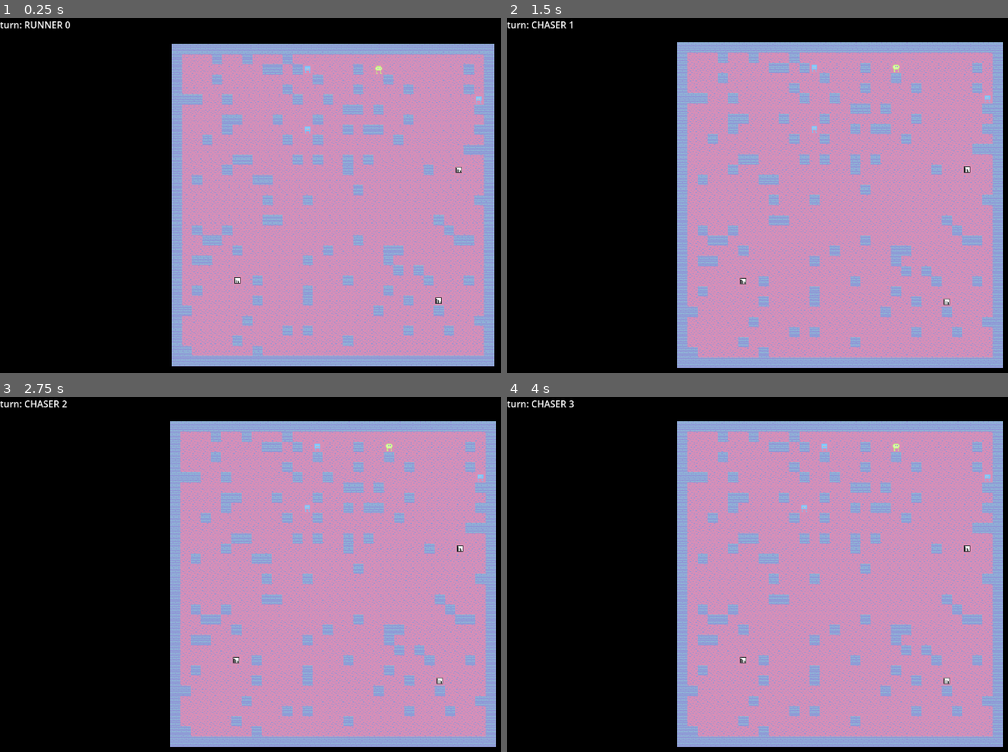
Above: before the commit, frames 1-4 (two rows, left to right).
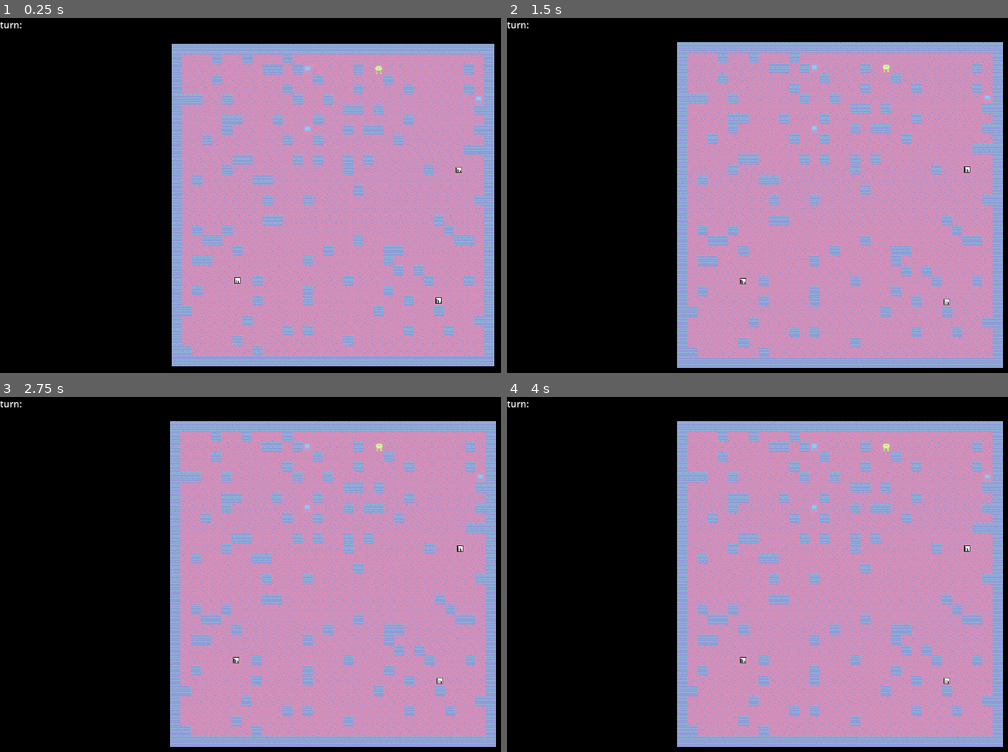
Above: after the commit, the same moments.

Repository: LocalT0aster/LockedUpRL
Game: Godot game, scene res://main.tscn
The game is run twice, just before and just after one commit, with the same random seed, the same clock (stepped at 60 frames per second) and the same inputs.
Inputs (mouse positions are in pixels of both pictures, inside the frame that each line leads up to):
- Up to frame 1 (0.25 s): no input
- Up to frame 2 (1.5 s): tap Enter at 0.5 s; move the mouse to (987, 184) at 0.52 s; hold Right 0.53-1.25 s; hold Alt (alt) 0.53-1.25 s; click (987, 184) at 0.67 s; tap Space at 1.25 s; drag from (707, 223) to (807, 280) at 1.27 s
- Up to frame 3 (2.75 s): tap Enter at 2 s; move the mouse to (400, 503) at 2.02 s; hold Right from 2.03 s (still down); hold Alt (alt) from 2.03 s (still down)
- Up to frame 4 (4 s): release Right at 2.75 s; release Alt (alt) at 2.75 s; tap Space at 2.75 s; drag from (807, 659) to (642, 528) at 2.77 s; tap Enter at 3.5 s; move the mouse to (outside the picture) at 3.52 s; hold Left from 3.53 s (still down); hold Alt (alt) from 3.53 s (still down)

The runs differ from the first frame. In frame 1, 0.1% of the frame differs, in the area x 4-14%, y 0-4%; in frame 2, 0.2%; in frame 3, 0.2%; in frame 4, 0.2%, in the area x 4-79%, y 0-33%.
Error after the commit: Parse Error: Expected indented block after function declaration. (res://obj/agent.gd:47)

Commit message:
wip model connector

Diff:
--- a/game/main.gd
+++ b/game/main.gd
@@ -6,6 +6,7 @@
 	init()
 	Global.runner_won.connect(print.bind("runner won"))
 	Global.chaser_won.connect(print.bind("chaser won"))
+	print("world")
 	Global.get_state(world, world.get_used_rect())
 
 func init():
--- a/game/obj/agent.gd
+++ b/game/obj/agent.gd
@@ -9,6 +9,7 @@
 @export var vision : TileMapLayer
 var active = false
 var alt_held = false
+var manual_control = false
 
 
 @export_enum("CHASER", "RUNNER") var character: String = "RUNNER"
@@ -28,7 +29,7 @@
 	#print(Global.get_state(vision, world.get_used_rect()))
 
 func _unhandled_input(event: InputEvent) -> void:
-	if !active: return
+	if !active or !manual_control: return
 	if Input.is_action_pressed("ui_cancel"):
 		finished_turn.emit(get_index())
 		return
@@ -42,6 +43,9 @@
 				place(key_dict[event.keycode])
 			else:
 				go(key_dict[event.keycode])
+
+func step(input: StringName) -> void:
+
 
 func place(direction : Vector2i):
 	var place_position_cells := world.local_to_map(global_position) + direction
--- /dev/null
+++ b/game/other/model.gd
@@ -0,0 +1 @@
+extends Node
--- a/game/project.godot
+++ b/game/project.godot
@@ -19,6 +19,7 @@
 [autoload]
 
 Global="*res://other/global.gd"
+Model="*res://other/model.gd"
 
 [input]
 
--- a/game/vision_tilemap.gd
+++ b/game/vision_tilemap.gd
@@ -5,4 +5,4 @@
 		for j in rect.size.y:
 			var cell_coords = world.get_cell_atlas_coords(Vector2i(i,j) + rect.position)
 			set_cell(Vector2i(i,j) + rect.position, 0, cell_coords,0)
-	Global.get_state(world, rect)
+	# Global.get_state(world, rect)
Not shown, added: game/other/model.gd.uid
